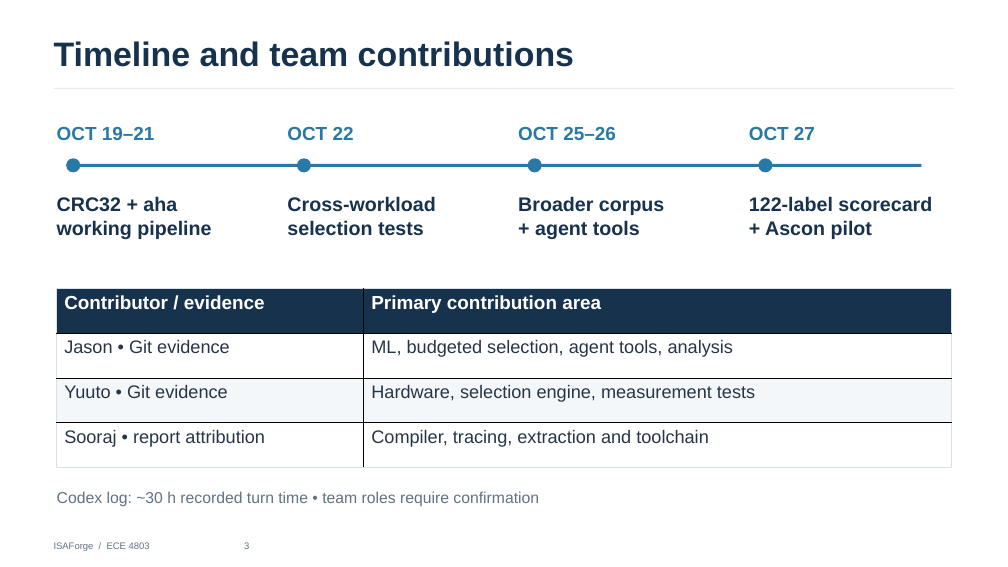
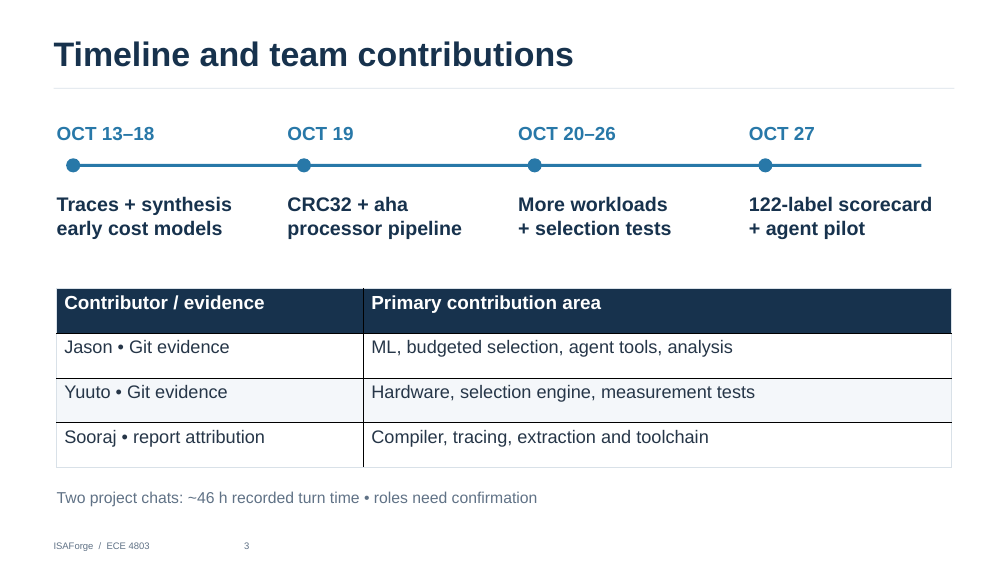
Before and after one commit to jas0nriverah/agentic-riscv-codesign, a slide deck: slide 3 of submissions/midterm-2026-10-28/isaforge-midterm-progress-slides-final.pptx. Drawn at 1008x567 pixels with LibreOffice and Linux fonts; fonts in the diff are those of the drawing. Boxes give left, top, right and bottom in pixels: in the first picture for what was removed or moved away, otherwise in the second. Text is boxed around its words. In the diff, an @@ line names an element or a change of style, - is before the commit and + after.

Commit message:
Show project build history and measurement workflow

```diff
--- a/submissions/midterm-2026-10-28/isaforge-midterm-progress-slides-final.pptx
+++ b/submissions/midterm-2026-10-28/isaforge-midterm-progress-slides-final.pptx
@@ text at bbox=[57, 127, 155, 141]: text changed @@
-OCT 19–21
+OCT 13–18
@@ text at bbox=[287, 127, 354, 140]: text changed @@
-OCT 22
+OCT 19
@@ text at bbox=[518, 127, 616, 140]: text changed @@
-OCT 25–26
+OCT 20–26
@@ text at bbox=[57, 196, 232, 239]: text changed @@
-CRC32 + aha
-working pipeline
+Traces + synthesis
+early cost models
@@ text at bbox=[287, 196, 462, 239]: text changed @@
-Cross-workload
-selection tests
+CRC32 + aha
+processor pipeline
@@ text at bbox=[518, 196, 672, 236]: text changed @@
-Broader corpus
-+ agent tools
+More workloads
++ selection tests
@@ text at bbox=[766, 220, 865, 239]: text changed @@
-+ Ascon pilot
++ agent pilot
@@ text at bbox=[57, 491, 538, 507]: text changed @@
-Codex log: ~30 h recorded turn time • team roles require confirmation
+Two project chats: ~46 h recorded turn time • roles need confirmation
```
Also in this commit, not shown: 4 other slides changed, 5 other files.
